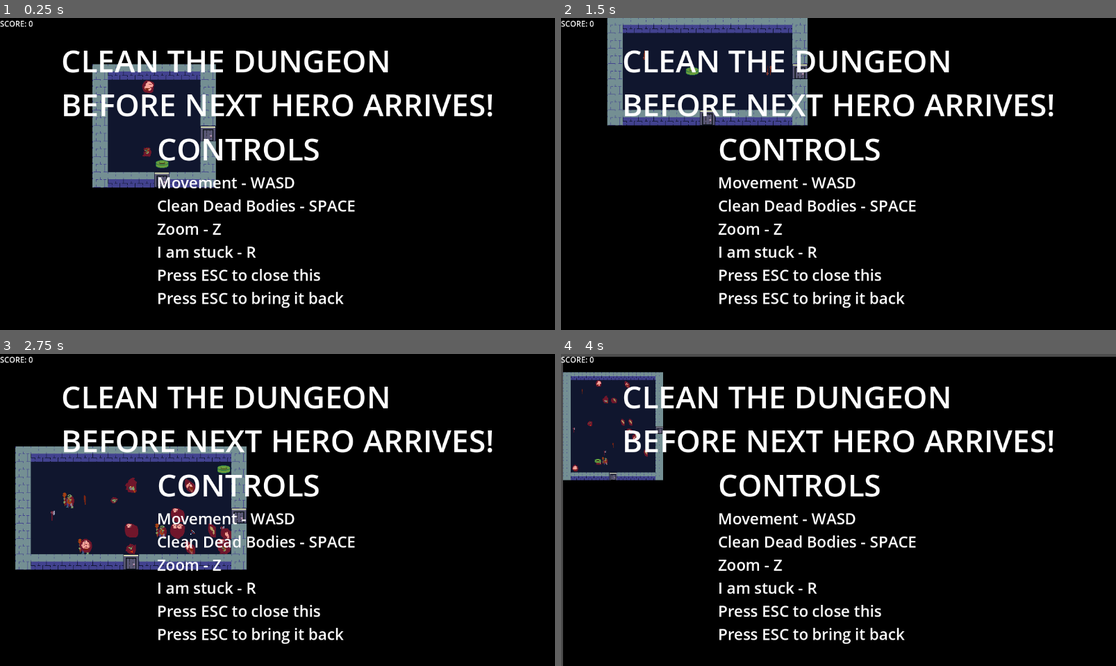
Above: before the commit, frames 1-4 (two rows, left to right).
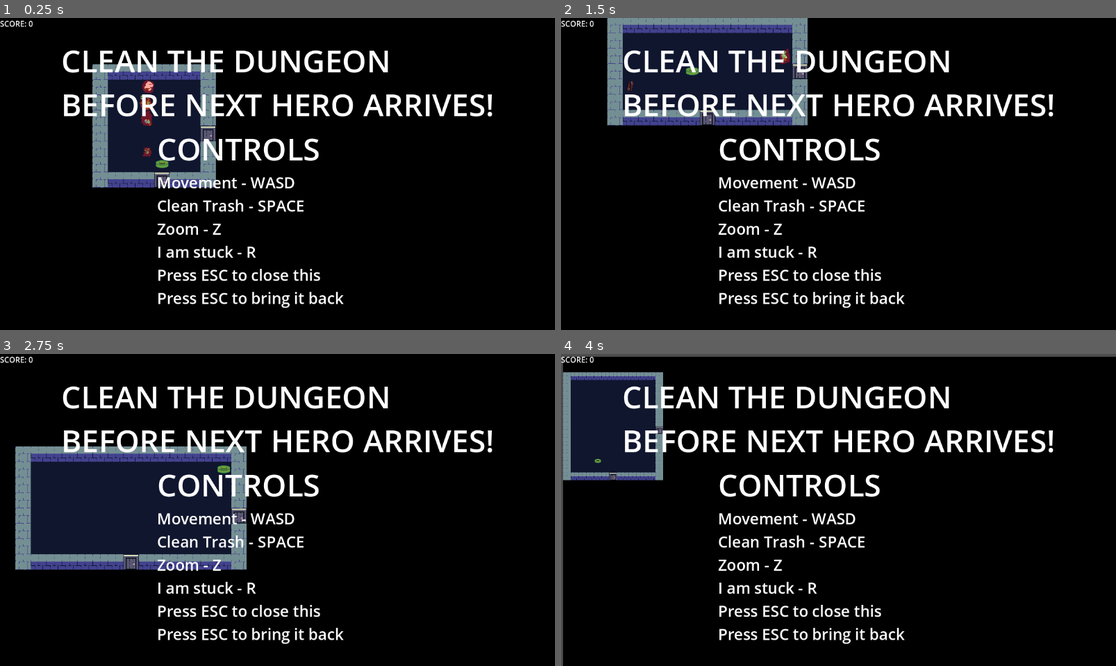
Above: after the commit, the same moments.

Repository: EmilBabazade/rouge-cleaner
Game: Godot game, scene res://scenes/main/main.tscn
Same seed, same stepped clock (60 frames per second), same inputs: the game is played once before the commit and once after it.
Inputs:
- Up to frame 1 (0.25 s): no input
- Up to frame 2 (1.5 s): tap Enter at 0.5 s; hold D (right) 0.53-1.28 s; tap Space (clean) at 0.6 s; tap R (generate) at 0.8, 1.35 s; hold S (down) from 1.28 s (still down)
- Up to frame 3 (2.75 s): tap Space (clean) at 1.55, 2, 2.1 s; release S (down) at 2.03 s; hold D (right) from 2.03 s (still down); tap R (generate) at 2.3 s
- Up to frame 4 (4 s): tap Enter at 2.75 s; release D (right) at 2.78 s; hold W (up) 2.78-3.53 s; tap R (generate) at 2.85, 3.8 s; tap Space (clean) at 3.05 s; hold A (left) from 3.53 s (still down); tap Z (zoom) at 3.6 s

The runs differ from the first frame. In frame 1, 0.7% of the frame differs, in the area x 25-64%, y 24-63%; in frame 2, 0.7%; in frame 3, 1.6%, in the area x 9-64%, y 39-65%; in frame 4, 0.8%.

Commit message:
victory audio

Diff:
--- a/scenes/main/main.gd
+++ b/scenes/main/main.gd
@@ -58,8 +58,14 @@
 @onready var ui: CanvasLayer = $UI
 @onready var tutorial: CanvasLayer = $Tutorial
 @onready var score_label: Label = $Score/ScoreText
+@onready var dirt_left_label: CanvasLayer = $TrashLeftText
 
 @onready var game_over_audio: AudioStreamPlayer2D = $GameOverAudio
+
+var trash_on_this_floor := 0
+var score_on_this_floor := 0
+@onready var trash_left_timer: Timer = $TrashLeftTimer
+@onready var no_trash_left_floor_audio: AudioStreamPlayer2D = $VictoryAudio
 
 func on_game_over() -> void:
 	score = 0
@@ -70,6 +76,9 @@
 
 func on_dirt_cleaned() -> void:
 	score += 1
+	score_on_this_floor += 1
+	if score_on_this_floor >= trash_on_this_floor:
+		no_trash_left_floor_audio.play()
 
 func _ready() -> void:
 	#var vp := get_viewport().get_visible_rect().size
@@ -96,9 +105,7 @@
 
 func _process(_delta: float) -> void:
 	score_label.text = "SCORE: " + str(score)
-	if is_game_over:
-		print('SHOW UI')
-	else:
+	if !is_game_over:
 		if Input.is_action_just_pressed("menu"):
 			tutorial.visible = !tutorial.visible
 #	camera follow player
@@ -199,7 +206,7 @@
 
 # generate 0 to minimum room area number of dirts in every room
 func generate_dirts() -> void:
-	var max_dirt_count := min_size.x * min_size.y
+	var max_dirt_count := min_size.x * min_size.y / 5
 	for r in rooms:
 		for i in randi_range(0, max_dirt_count):
 			var dirt := dirt_scene.instantiate() as Dirt
@@ -209,6 +216,7 @@
 				dirt.global_position = get_random_dirt_coords(r)
 			if !dirt_collides_with_others(dirt):
 				dirt_holder.add_child(dirt)
+				trash_on_this_floor += 1
 
 # get random dirt coordinates in a room
 func get_random_dirt_coords(r: Rect2i) -> Vector2:
@@ -227,6 +235,8 @@
 
 # generate rooms and corridors
 func generate() -> void:
+	trash_on_this_floor = 0
+	score_on_this_floor = 0
 	rooms = []
 	corridors = []
 	var rooms_grid: Array[Vector2i] = []
@@ -304,7 +314,12 @@
 	exit_holder.add_child(exit)
 
 func on_exit() -> void:
-	generate.call_deferred()
+	if score_on_this_floor < trash_on_this_floor:
+		print(score_on_this_floor, " < ", trash_on_this_floor)
+		dirt_left_label.visible = true
+		trash_left_timer.start()
+	else:
+		generate.call_deferred()
 
 # make everything dark
 func generate_darkness() -> void:
@@ -488,3 +503,7 @@
 	ui.visible = false
 	generate.call_deferred()
 	player.set_process(true)
+
+
+func _on_trash_left_timer_timeout() -> void:
+	dirt_left_label.visible = false
--- a/scenes/main/main.tscn
+++ b/scenes/main/main.tscn
@@ -8,6 +8,8 @@
 [ext_resource type="PackedScene" uid="uid://bndkkeg7wgyqo" path="res://scenes/ui/ui.tscn" id="6_ow5a4"]
 [ext_resource type="PackedScene" uid="uid://b0cgojsdfvxl1" path="res://scenes/ui/tutorial.tscn" id="7_hujxm"]
 [ext_resource type="AudioStream" uid="uid://dym6akbcuyn8l" path="res://assets/audio/173859__jivatma07__j1game_over_mono.wav" id="8_yyfjg"]
+[ext_resource type="PackedScene" uid="uid://blsed4anwbrab" path="res://scenes/ui/trash_left_text.tscn" id="9_b1x3f"]
+[ext_resource type="AudioStream" uid="uid://1rh4j810cc03" path="res://assets/audio/404024__joshuaempyre__victory-percussion-music-cue.wav" id="10_a8run"]
 
 [sub_resource type="TileSetAtlasSource" id="TileSetAtlasSource_6q06x"]
 texture = ExtResource("2_l3cfh")
@@ -94,4 +96,15 @@
 [node name="GameOverAudio" type="AudioStreamPlayer2D" parent="."]
 stream = ExtResource("8_yyfjg")
 
+[node name="TrashLeftText" parent="." instance=ExtResource("9_b1x3f")]
+visible = false
+
+[node name="TrashLeftTimer" type="Timer" parent="."]
+wait_time = 4.0
+one_shot = true
+
+[node name="VictoryAudio" type="AudioStreamPlayer2D" parent="."]
+stream = ExtResource("10_a8run")
+
 [connection signal="new_game" from="UI" to="." method="_on_ui_new_game"]
+[connection signal="timeout" from="TrashLeftTimer" to="." method="_on_trash_left_timer_timeout"]
--- /dev/null
+++ b/scenes/ui/trash_left_text.tscn
@@ -0,0 +1,18 @@
+[gd_scene format=3 uid="uid://blsed4anwbrab"]
+
+[node name="TrashLeftText" type="CanvasLayer"]
+
+[node name="Label" type="Label" parent="."]
+anchors_preset = 8
+anchor_left = 0.5
+anchor_top = 0.5
+anchor_right = 0.5
+anchor_bottom = 0.5
+offset_left = -143.0
+offset_top = -11.5
+offset_right = 143.0
+offset_bottom = 11.5
+grow_horizontal = 2
+grow_vertical = 2
+theme_override_font_sizes/font_size = 64
+text = "THERE IS TRASH LEFT ON THE FLOOR!"
--- a/scenes/ui/tutorial.tscn
+++ b/scenes/ui/tutorial.tscn
@@ -37,7 +37,7 @@
 size_flags_horizontal = 4
 theme_override_font_sizes/font_size = 32
 text = "Movement - WASD
-Clean Dead Bodies - SPACE
+Clean Trash - SPACE
 Zoom - Z
 I am stuck - R
 Press ESC to close this
Not shown, added: assets/audio/404024__joshuaempyre__victory-percussion-music-cue.wav.import
Not shown: 1 places in scenes/main/main.tscn that only renumber resources
Not shown, added: assets/audio/404024__joshuaempyre__victory-percussion-music-cue.wav
